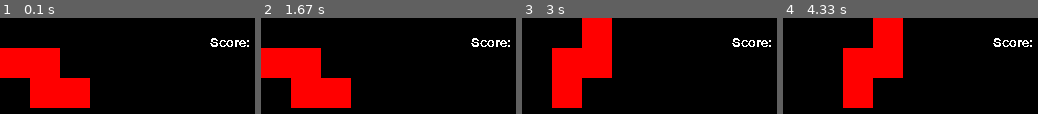
Above: before the commit, frames 1-4 (left to right).
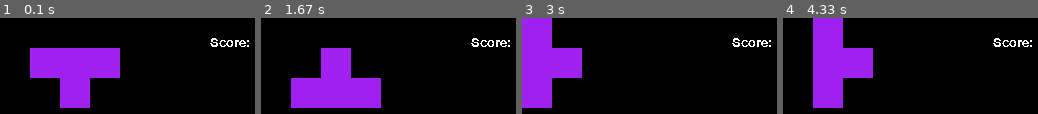
Above: after the commit, the same moments.

Repository: lolloz98/pygame_games
Game: pygame game, started from tetris/main.py
Two runs of this game, one before a commit and one after it. Both use one fixed random seed, a clock stepped at 60 frames per second and the inputs below.
Inputs:
- Up to frame 1 (0.1 s): no input
- Up to frame 2 (1.67 s): tap F at 0.33, 0.67 s
- Up to frame 3 (3 s): hold A 2-2.53 s; hold S 2.57-2.87 s; tap F at 2.63, 2.97 s; hold A from 2.9 s (still down)
- Up to frame 4 (4.33 s): release A at 3.3 s; hold D 3.33-3.97 s; tap F at 3.4, 3.7, 4.07 s; hold S from 4 s (still down)

The runs differ from the first frame. In frame 1, 22% of the frame differs, in the area x 0-48%, y 31-94%; in frame 2, 22%; in frame 3, 26%, in the area x 0-36%, y 0-94%; in frame 4, 26%.

Commit message:
TETRIS Added tPiece and strategy to maintain rotation as centered as possible

Diff:
--- a/tetris/main.py
+++ b/tetris/main.py
@@ -16,7 +16,7 @@
 
 test_font = pygame.font.Font(None, 20)
 
-piece = pieces.zigR((60, 60), grid_s)
+piece = pieces.tPiece((60, 60), grid_s)
 
 while True:
     # draw our elements and update everything
--- a/tetris/pieces.py
+++ b/tetris/pieces.py
@@ -6,13 +6,17 @@
     return one[0] + two[0], one[1] + two[1]
 
 
+def sub2(one, two):
+    return one[0] - two[0], one[1] - two[1]
+
+
 class Dir(Enum):
     LEFT = -1
     RIGHT = 1
 
 
-def _buildPiece(center, size_of_block, positions, color='Red'):
-    return Piece(center, size_of_block, [SingleBlock(color, size_of_block) for i in positions[0]], positions)
+def _buildPiece(center, size_of_block, positions, color='Red', offsets=None):
+    return Piece(center, size_of_block, [SingleBlock(color, size_of_block) for i in positions[0]], positions, offsets)
 
 
 def cube(center, size_of_block, color='#FFFF00'):
@@ -59,10 +63,25 @@
     return _buildPiece(center, size_of_block, positions, color)
 
 
+def tPiece(center, size_of_block, color='#A020F0'):
+    xs, ys = size_of_block
+    positions = [
+        [(-xs, -ys), (0, -ys), (xs, -ys), (0, 0)],
+        [(0, 0), (0, -ys), (0, -2 * ys), (-xs, -ys)],
+        [(-xs, 0), (0, 0), (xs, 0), (0, -ys)],
+        [(-xs, ys), (-xs, 0), (-xs, -ys), (0, 0)],
+    ]
+    offsets = [(0, 0), (0, 0), (0, 0), (0, -ys)]
+    return _buildPiece(center, size_of_block, positions, color, offsets)
+
+
 class Piece:
-    def __init__(self, center, size_of_block, blocks, positions):
+    def __init__(self, center, size_of_block, blocks, positions, offsets=None):
+        if offsets is None:
+            offsets = [(0, 0) for i in positions]
         self.blocks = blocks
         self.positions = positions
+        self.offsets = offsets
         self.group = pygame.sprite.Group()
         self.group.add(self.blocks)
         self.current_pos = 0
@@ -76,7 +95,9 @@
             b.rect.y = self.positions[self.current_pos][i][1] + self.center[1]
 
     def rotate(self):
+        self.center = sub2(self.center, self.offsets[self.current_pos])
         self.current_pos = (self.current_pos + 1) % len(self.positions)
+        self.center = sum2(self.center, self.offsets[self.current_pos])
         self.setBlocksPos()
         self.moveBackIfOutOfScreen()
 
